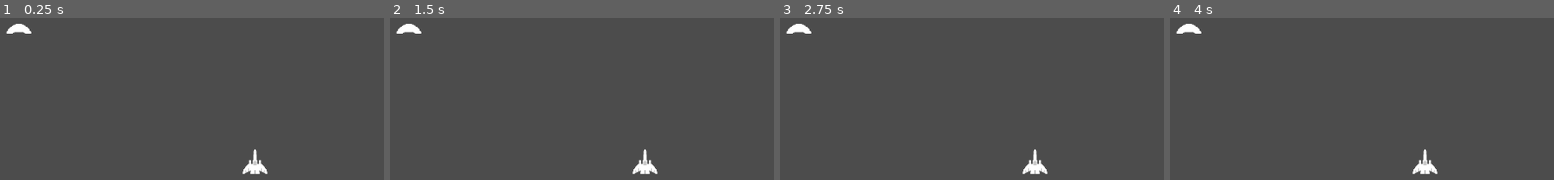
Above: before the commit, frames 1-4 (left to right).
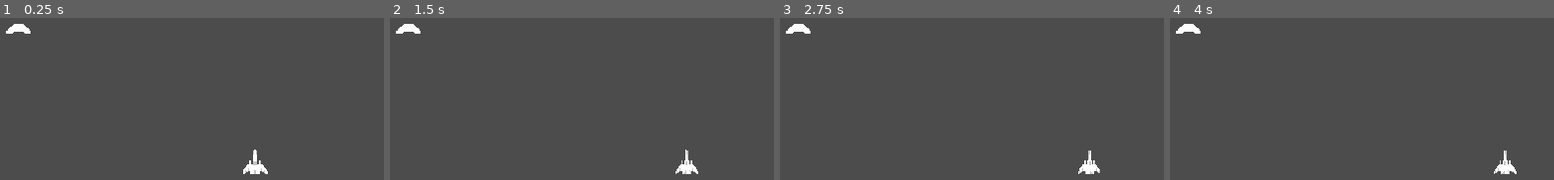
Above: after the commit, the same moments.

Repository: samgguimaraes/space-godot
Game: Godot game, scene res://main_scene.tscn
Two runs of this game, one before a commit and one after it. Both use one fixed random seed, a clock stepped at 60 frames per second and the inputs below.
Inputs:
- Up to frame 1 (0.25 s): no input
- Up to frame 2 (1.5 s): tap Enter at 0.5 s; hold Right 0.53-1.28 s; hold Left from 1.28 s (still down)
- Up to frame 3 (2.75 s): release Left at 2.03 s; hold Right from 2.03 s (still down)
- Up to frame 4 (4 s): release Right at 3.53 s; hold Left from 3.53 s (still down)

The runs differ from the first frame. In frame 1, 0.2% of the frame differs, in the area x 1-70%, y 3-97%; in frame 2, 0.9%, in the area x 1-81%, y 3-97%; in frame 3, 0.9%; in frame 4, 0.9%.
Error before the commit: Invalid get index 'c' (on base: 'AnimatedSprite (nave_player.gd)'). (res://scripts/nave_player.gd:14)

Commit message:
first input handling

Diff:
--- a/main_scene.tscn
+++ b/main_scene.tscn
@@ -1,23 +1,23 @@
 [gd_scene load_steps=13 format=2]
 
-[ext_resource path="res://scripts/nave_player.gd" type="Script" id=1]
+[ext_resource path="res://img/atlas/bloco.tres" type="Texture" id=1]
 [ext_resource path="res://img/atlas/nave.tres" type="Texture" id=2]
-[ext_resource path="res://img/atlas/bloco.tres" type="Texture" id=3]
+[ext_resource path="res://scripts/nave_player.gd" type="Script" id=3]
 
 [sub_resource type="AtlasTexture" id=1]
-atlas = ExtResource( 3 )
+atlas = ExtResource( 1 )
 region = Rect2( 0, 0, 32, 32 )
 
 [sub_resource type="AtlasTexture" id=2]
-atlas = ExtResource( 3 )
+atlas = ExtResource( 1 )
 region = Rect2( 32, 0, 32, 32 )
 
 [sub_resource type="AtlasTexture" id=3]
-atlas = ExtResource( 3 )
+atlas = ExtResource( 1 )
 region = Rect2( 0, 32, 32, 32 )
 
 [sub_resource type="AtlasTexture" id=4]
-atlas = ExtResource( 3 )
+atlas = ExtResource( 1 )
 region = Rect2( 32, 32, 32, 32 )
 
 [sub_resource type="SpriteFrames" id=5]
--- a/project.godot
+++ b/project.godot
@@ -24,6 +24,9 @@
 window/size/resizable=false
 window/size/borderless=true
 window/size/fullscreen=true
+window/dpi/allow_hidpi=true
+window/stretch/mode="2d"
+window/stretch/aspect="keep"
 
 [rendering]
 
--- a/scripts/nave_player.gd
+++ b/scripts/nave_player.gd
@@ -1,14 +1,30 @@
 extends AnimatedSprite
 
-
-# Declare member variables here. Examples:
-# var a = 2
-# var b = "text"
-
+var moving = 0
+var speed = 100
 
 # Called when the node enters the scene tree for the first time.
 func _ready():
-	pass # Replace with function body.
+	self.set_process(true)
+	self.set_process_input(true)
 
 func _draw():
-	self.c
+	pass
+
+func _process(delta):
+	if moving == 1:
+		self.global_translate(Vector2(speed * delta, 0))
+		self.frame = 1
+	elif moving == -1:
+		self.global_translate(Vector2(-speed * delta, 0))
+		self.frame = 2
+	else:
+		self.frame = 0
+
+func _input(event):
+	if(Input.is_key_pressed(KEY_RIGHT)):
+		moving = 1
+	elif(Input.is_key_pressed(KEY_LEFT)):
+		moving = -1
+	else:
+		moving = 0
Not shown: 1 places in main_scene.tscn that only renumber resources
